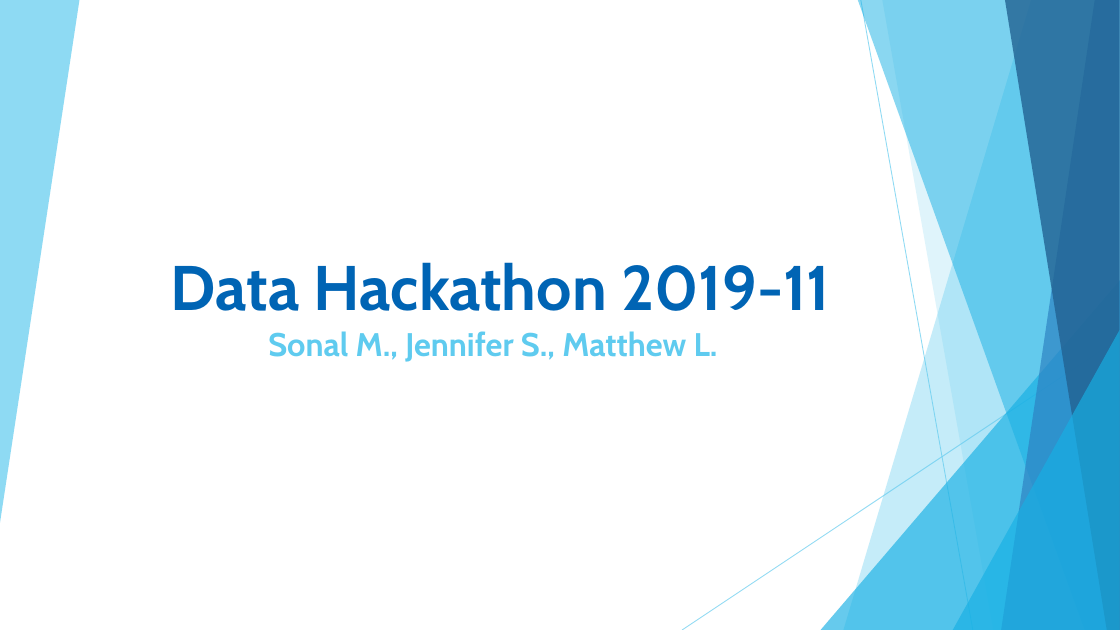
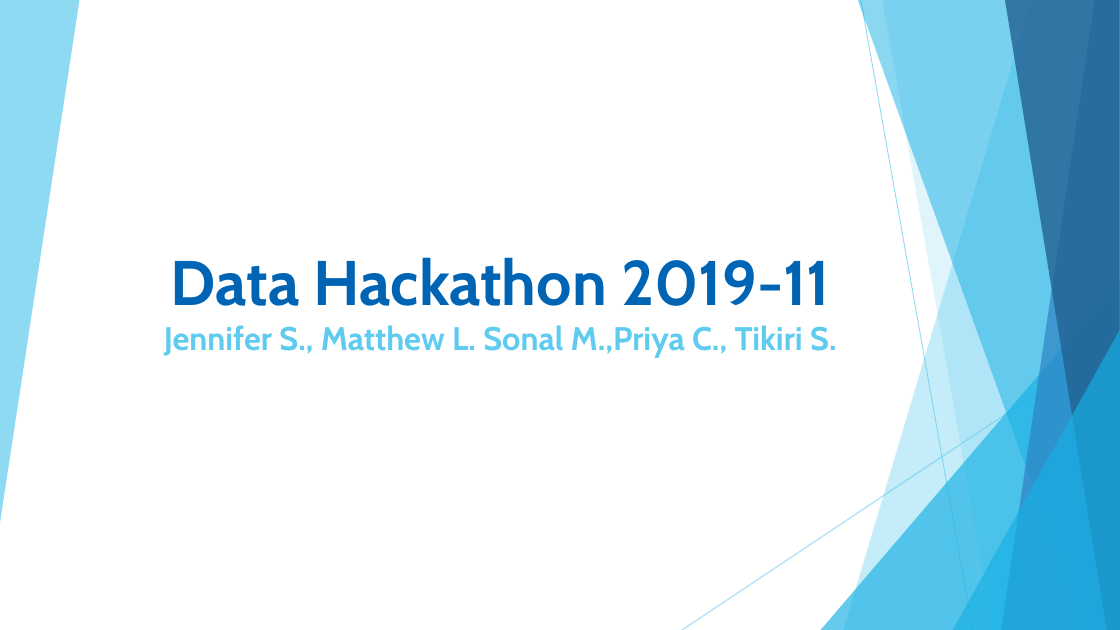
Before and after one commit to pyachauhan/Data-Hackathon-ModelTeam, a slide deck: slide 1 of PPT.pptx. Drawn at 1120x630 pixels with LibreOffice and Linux fonts; fonts in the diff are those of the drawing. Boxes give left, top, right and bottom in pixels: in the first picture for what was removed or moved away, otherwise in the second. Text is boxed around its words. In the diff, an @@ line names an element or a change of style, - is before the commit and + after.

```diff
--- a/PPT.pptx
+++ b/PPT.pptx
@@ title at [164,257,837,358]: text changed @@
-Data Hackathon 2019-11
-Sonal M., Jennifer S., Matthew L.
+Data Hackathon 2019-11
+Jennifer S., Matthew L. Sonal M.,Priya C., Tikiri S.
```
Also in this commit, not shown: 3 other slides changed, 1 slide added, 2 slides removed, 1 other file.
